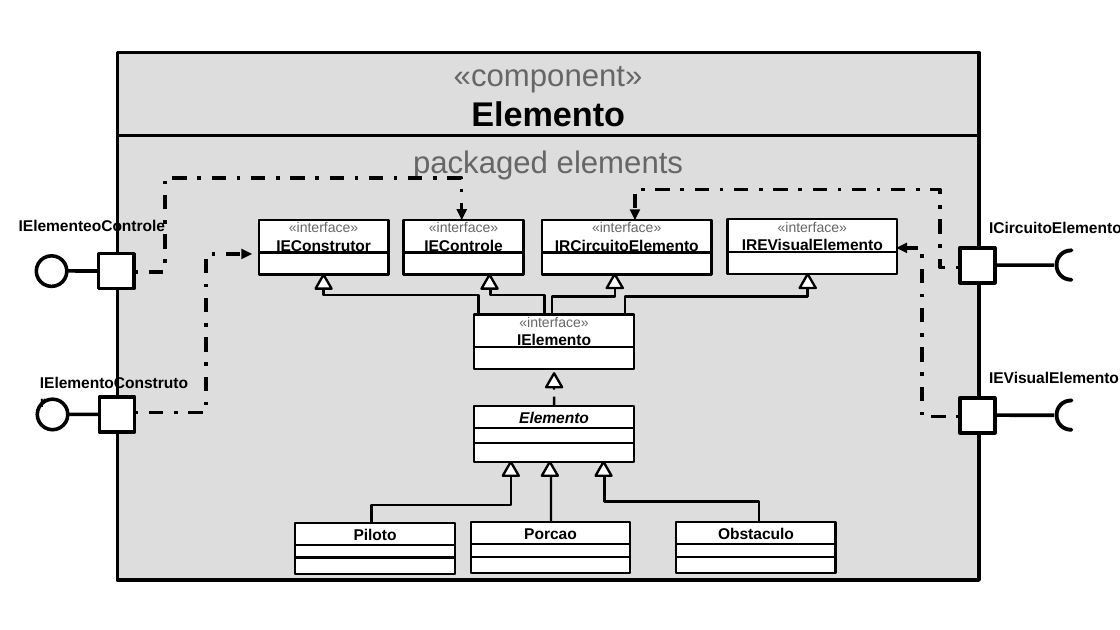
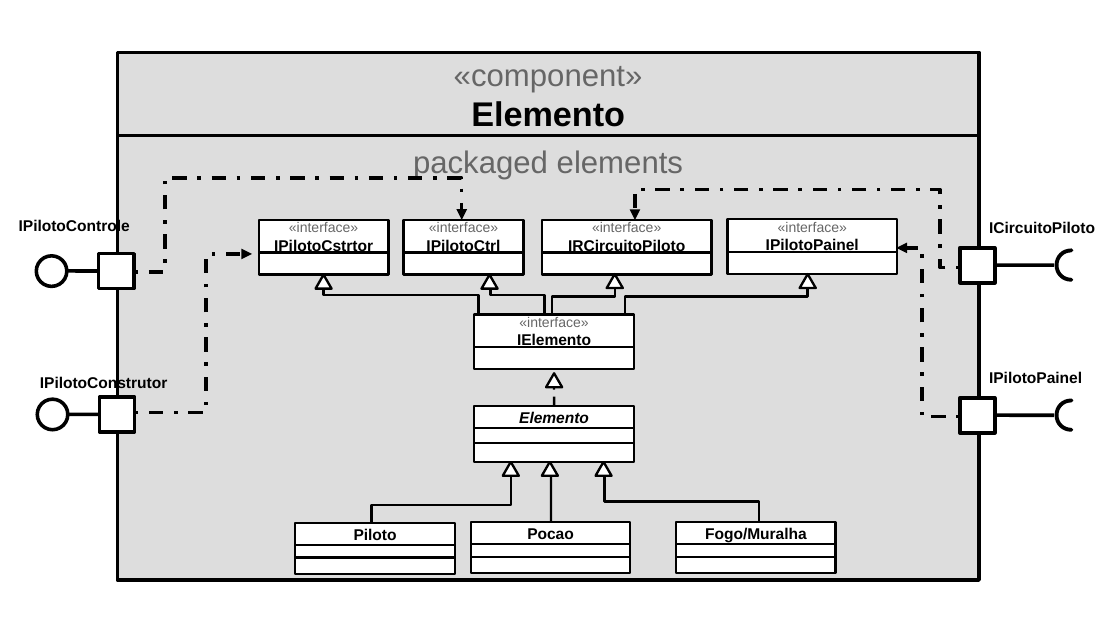
Before and after one commit to randersonLemos/peixonauta, a slide deck: slide 11 of lab07/assets/apresentacao_1.odp. Drawn at 1120x630 pixels with LibreOffice and Linux fonts; fonts in the diff are those of the drawing. Boxes give left, top, right and bottom in pixels: in the first picture for what was removed or moved away, otherwise in the second. Text is boxed around its words. In the diff, an @@ line names an element or a change of style, - is before the commit and + after.

```diff
--- a/lab07/assets/apresentacao_1.odp
+++ b/lab07/assets/apresentacao_1.odp
@@ text at <box>19,218,130,234</box>: text changed @@
-IElementeoControle
+IPilotoControle
@@ text in rectangle at <box>274,238,373,254</box>: text changed @@
-IEConstrutor
+IPilotoCstrtor
@@ text in rectangle at <box>426,238,500,254</box>: text changed @@
-IEControle
+IPilotoCtrl
@@ text in rectangle at <box>568,238,685,254</box>: text changed @@
-IRCircuitoElemento
+IRCircuitoPiloto
@@ text in rectangle at <box>766,238,859,254</box>: text changed @@
-IREVisualElemento
+IPilotoPainel
@@ text at <box>989,221,1095,233</box>: text changed @@
-ICircuitoElemento
+ICircuitoPiloto
@@ text at <box>40,376,167,392</box>: text changed @@
-IElementoConstrutor
+IPilotoConstrutor
@@ text at <box>989,371,1082,383</box>: text changed @@
-IEVisualElemento
+IPilotoPainel
@@ text in rectangle at <box>527,528,574,539</box>: text changed @@
-Porcao
+Pocao
@@ text in rectangle at <box>705,527,807,542</box>: text changed @@
-Obstaculo
+Fogo/Muralha
```
Also in this commit, not shown: 9 other slides changed, 1 slide added, 3 slides removed, 2 other files.
